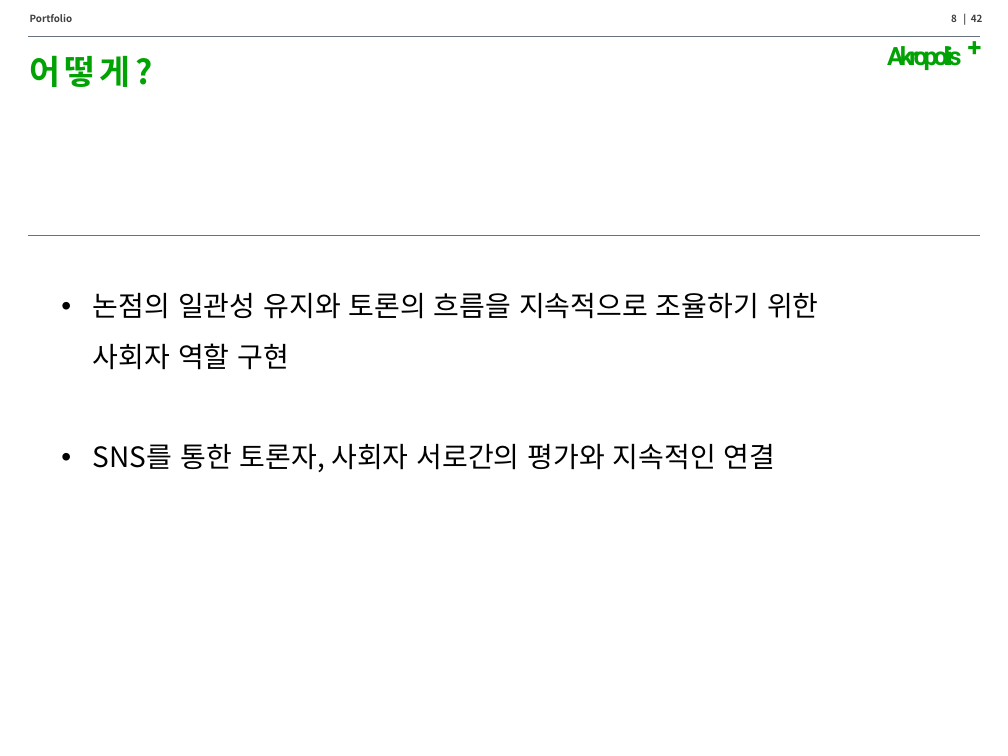
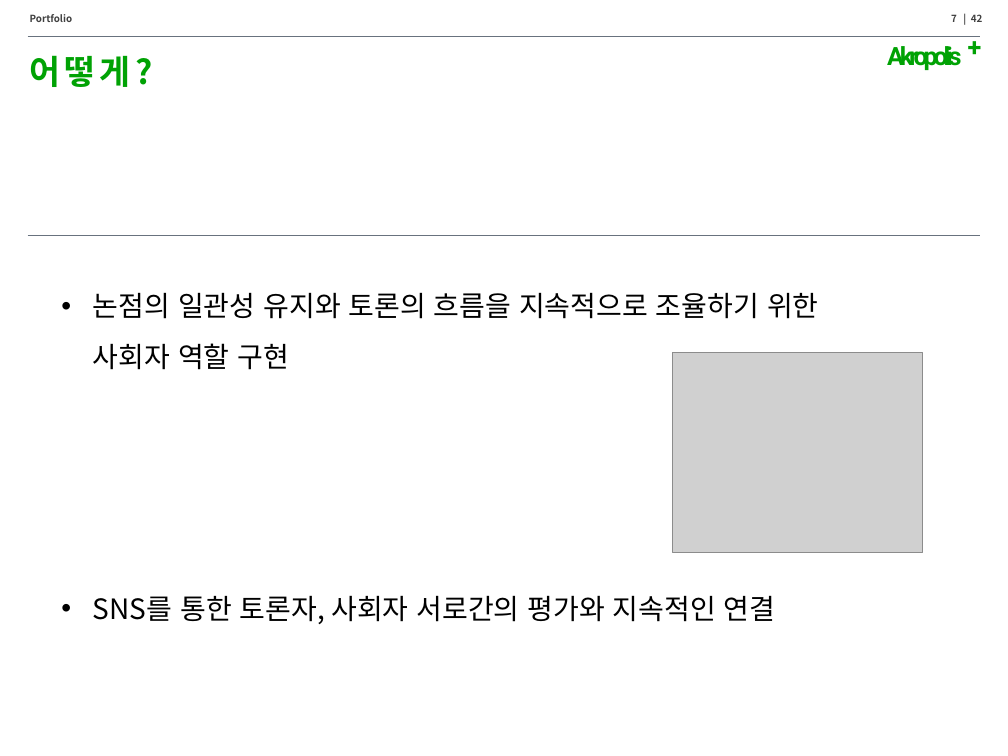
Before and after one commit to Song-InSeok/Akropolis, a slide deck: slide 7 of document/Mid_Presentation_templet.pptx (slide 8 before the commit). Drawn at 1008x756 pixels with LibreOffice and Linux fonts; fonts in the diff are those of the drawing; grey boxes stand for pictures. Boxes give left, top, right and bottom in pixels: in the first picture for what was removed or moved away, otherwise in the second. Text is boxed around its words. In the diff, an @@ line names an element or a change of style, - is before the commit and + after.

```diff
--- a/document/Mid_Presentation_templet.pptx
+++ b/document/Mid_Presentation_templet.pptx
@@ page number at (951, 14, 983, 22): text changed @@
-8 | 42
+7 | 42
@@ text "논점의 일관성 유지와 토론의 흐름을 ..." rewrapped from (93, 292, 819, 472) to (93, 292, 819, 624) @@
@@ picture added at (672, 353, 922, 553) @@
```
Also in this commit, not shown: 5 other slides changed, 1 slide added, 6 slides removed.
